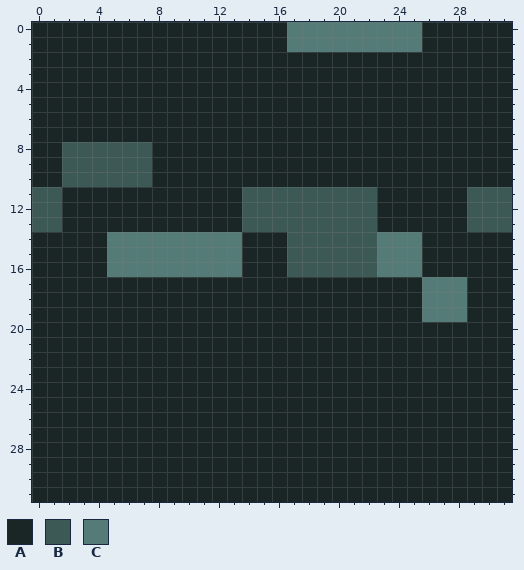
Edited in one commit: pixel-art file (Assets/Resources/Art/Area Tiles/Swamp/area_swamp_ground_1.aseprite). The first picture shows the starting point.
32x32 pixels, 1 frame.
Palette (. is transparent): A #1a2625  B #3c5956  C #547b77
Pixels before, first column x 0:
 0 AAAAAAAAAAAAAAAAACCCCCCCCCAAAAAA
 1 AAAAAAAAAAAAAAAAACCCCCCCCCAAAAAA
 2 AAAAAAAAAAAAAAAAAAAAAAAAAAAAAAAA
 3 AAAAAAAAAAAAAAAAAAAAAAAAAAAAAAAA
 4 AAAAAAAAAAAAAAAAAAAAAAAAAAAAAAAA
 5 AAAAAAAAAAAAAAAAAAAAAAAAAAAAAAAA
 6 AAAAAAAAAAAAAAAAAAAAAAAAAAAAAAAA
 7 AAAAAAAAAAAAAAAAAAAAAAAAAAAAAAAA
 8 AABBBBBBAAAAAAAAAAAAAAAAAAAAAAAA
 9 AABBBBBBAAAAAAAAAAAAAAAAAAAAAAAA
10 AABBBBBBAAAAAAAAAAAAAAAAAAAAAAAA
11 BBAAAAAAAAAAAABBBBBBBBBAAAAAABBB
12 BBAAAAAAAAAAAABBBBBBBBBAAAAAABBB
13 BBAAAAAAAAAAAABBBBBBBBBAAAAAABBB
14 AAAAACCCCCCCCCAAABBBBBBCCCAAAAAA
15 AAAAACCCCCCCCCAAABBBBBBCCCAAAAAA
16 AAAAACCCCCCCCCAAABBBBBBCCCAAAAAA
17 AAAAAAAAAAAAAAAAAAAAAAAAAACCCAAA
18 AAAAAAAAAAAAAAAAAAAAAAAAAACCCAAA
19 AAAAAAAAAAAAAAAAAAAAAAAAAACCCAAA
20 AAAAAAAAAAAAAAAAAAAAAAAAAAAAAAAA
21 AAAAAAAAAAAAAAAAAAAAAAAAAAAAAAAA
22 AAAAAAAAAAAAAAAAAAAAAAAAAAAAAAAA
23 AAAAAAAAAAAAAAAAAAAAAAAAAAAAAAAA
24 AAAAAAAAAAAAAAAAAAAAAAAAAAAAAAAA
25 AAAAAAAAAAAAAAAAAAAAAAAAAAAAAAAA
26 AAAAAAAAAAAAAAAAAAAAAAAAAAAAAAAA
27 AAAAAAAAAAAAAAAAAAAAAAAAAAAAAAAA
28 AAAAAAAAAAAAAAAAAAAAAAAAAAAAAAAA
29 AAAAAAAAAAAAAAAAAAAAAAAAAAAAAAAA
30 AAAAAAAAAAAAAAAAAAAAAAAAAAAAAAAA
31 AAAAAAAAAAAAAAAAAAAAAAAAAAAAAAAA
After:
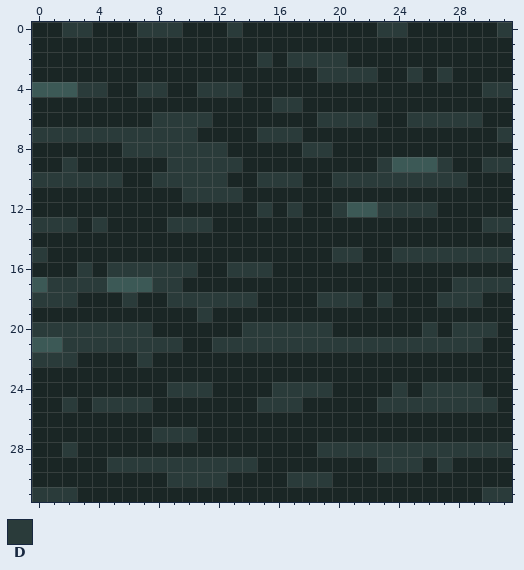
Colours new in this view: D #2a3b3a
The commit says: Redid swamp and basic human male sprite looks good
The edit:
y 0: x 2..3 AA -> DD; x 7..9 AAA -> DDD; x 13 A -> D; x 17..25 CCCCCCCCC -> AAAAAADDA; x 31 A -> D
y 1: x 17..25 CCCCCCCCC -> AAAAAAAAA
y 2: x 15 A -> D; x 17..20 AAAA -> DDDD
y 3: x 19..22 AAAA -> DDDD; x 25 A -> D; x 27 A -> D
y 4: x 0..4 AAAAA -> BBBDD; x 7..8 AA -> DD; x 11..13 AAA -> DDD; x 30..31 AA -> DD
y 5: x 16..17 AA -> DD
y 6: x 8..11 AAAA -> DDDD; x 19..22 AAAA -> DDDD; x 25..29 AAAAA -> DDDDD
y 7: x 0..10 AAAAAAAAAAA -> DDDDDDDDDDD; x 15..17 AAA -> DDD; x 31 A -> D
y 8: x 2..12 BBBBBBAAAAA -> AAAADDDDDDD; x 18..19 AA -> DD
y 9: x 2..7 BBBBBB -> DAAAAA; x 9..13 AAAAA -> DDDDD; x 23..27 AAAAA -> DBBBD; x 30..31 AA -> DD
y 10: x 0..12 AABBBBBBAAAAA -> DDDDDDAADDDDD; x 15..17 AAA -> DDD; x 20..28 AAAAAAAAA -> DDDDDDDDD
y 11: x 0..1 BB -> AA; x 10..22 AAAABBBBBBBBB -> DDDDAAAAAAAAA; x 29..31 BBB -> AAA
y 12: x 0..1 BB -> AA; x 14..20 BBBBBBB -> ADADAAD; x 23..26 AAAA -> DDDD; x 29..31 BBB -> AAA
y 13: x 0..2 BBA -> DDD; x 4 A -> D; x 9..11 AAA -> DDD; x 14..22 BBBBBBBBB -> AAAAAAAAA; x 29..31 BBB -> ADD
y 14: x 5..13 CCCCCCCCC -> AAAAAAAAA; x 17..25 BBBBBBCCC -> AAAAAAAAA
y 15: x 0 A -> D; x 5..13 CCCCCCCCC -> AAAAAAAAA; x 17..31 BBBBBBCCCAAAAAA -> AAADDAADDDDDDDD
y 16: x 3 A -> D; x 5..15 CCCCCCCCCAA -> DDDDDDAADDD; x 17..25 BBBBBBCCC -> AAAAAAAAA
y 17: x 0..9 AAAAAAAAAA -> BDDDDBBBDD; x 26..31 CCCAAA -> AADDDD
y 18: x 0..2 AAA -> DDD; x 6 A -> D; x 9..14 AAAAAA -> DDDDDD; x 19..21 AAA -> DDD; x 23 A -> D; x 26..29 CCCA -> ADDD
y 19: x 11 A -> D; x 26..28 CCC -> AAA
y 20: x 0..7 AAAAAAAA -> DDDDDDDD; x 14..19 AAAAAA -> DDDDDD; x 26 A -> D; x 28..30 AAA -> DDD
y 21: x 0..9 AAAAAAAAAA -> BBDDDDDDDD; x 12..29 AAAAAAAAAAAAAAAAAA -> DDDDDDDDDDDDDDDDDD
y 22: x 0..2 AAA -> DDD; x 7 A -> D
y 24: x 9..11 AAA -> DDD; x 16..19 AAAA -> DDDD; x 24 A -> D; x 26..29 AAAA -> DDDD
y 25: x 2 A -> D; x 4..7 AAAA -> DDDD; x 15..17 AAA -> DDD; x 23..30 AAAAAAAA -> DDDDDDDD
y 27: x 8..10 AAA -> DDD
y 28: x 2 A -> D; x 19..31 AAAAAAAAAAAAA -> DDDDDDDDDDDDD
y 29: x 5..14 AAAAAAAAAA -> DDDDDDDDDD; x 23..25 AAA -> DDD; x 27 A -> D
y 30: x 9..12 AAAA -> DDDD; x 17..19 AAA -> DDD
y 31: x 0..2 AAA -> DDD; x 30..31 AA -> DD
Where, in picture pixels (left, top, right, bottom), the same in both pictures:
changed: (32, 22, 512, 502)
